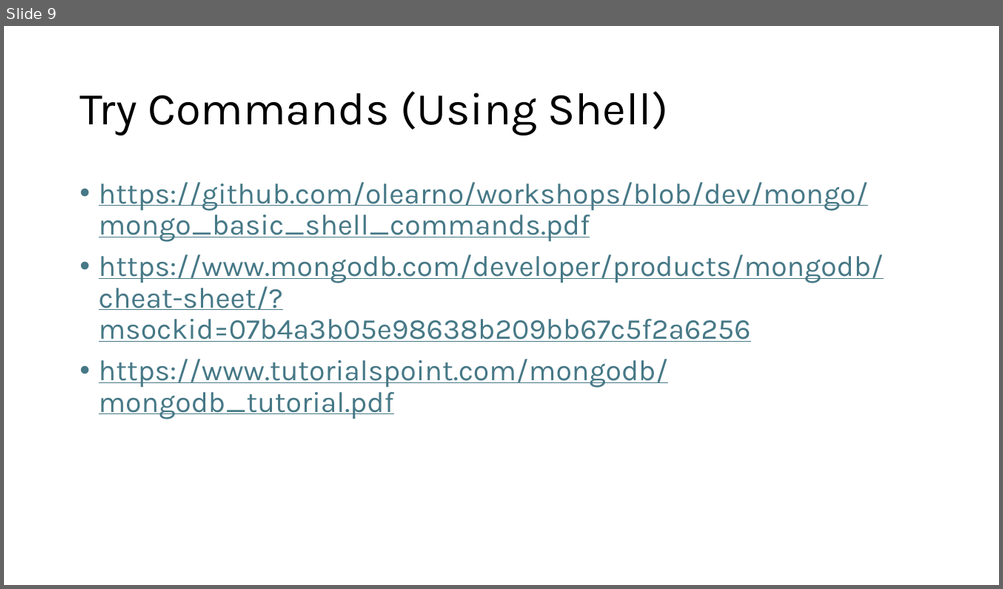
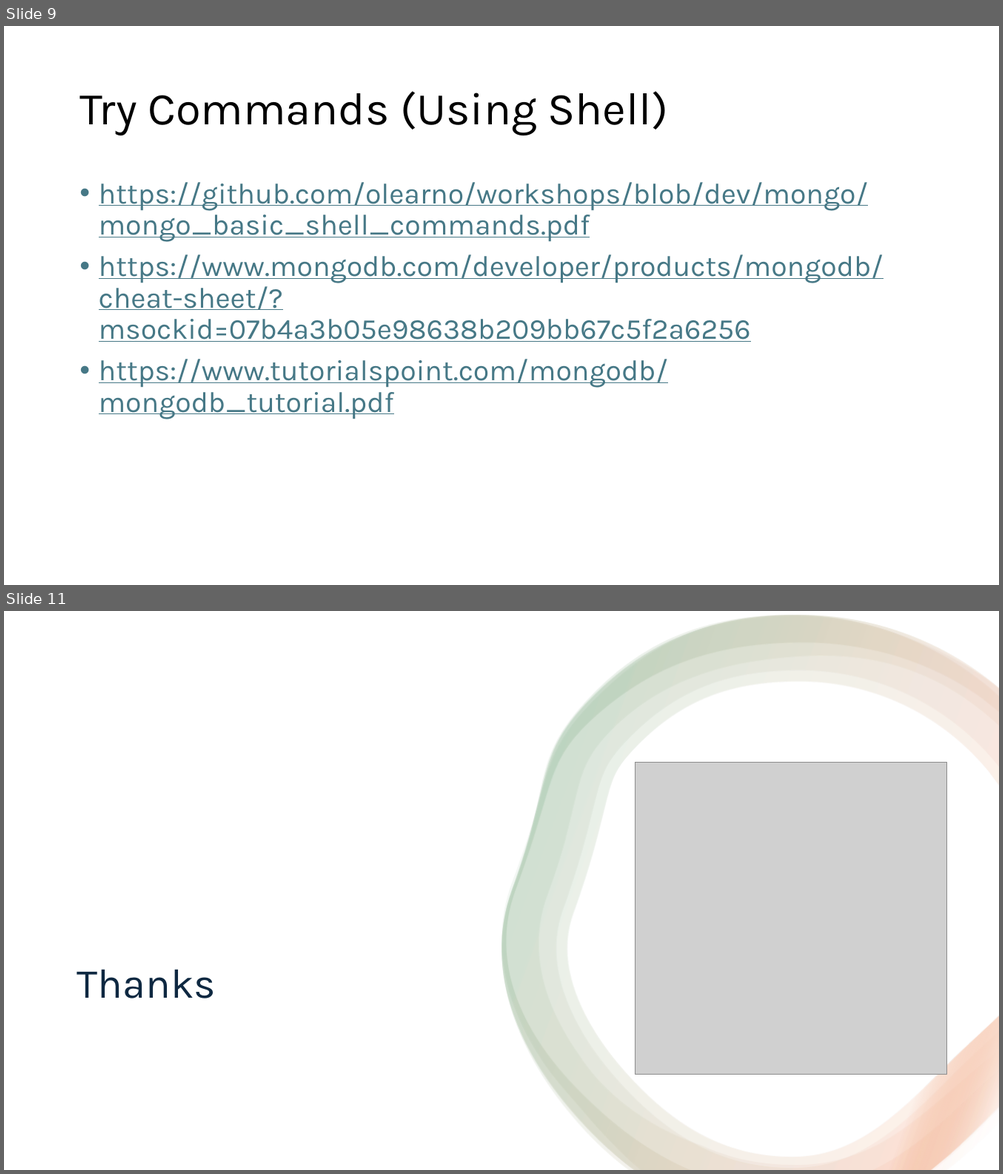
Before and after one commit to olearno/workshops, a slide deck: mongo/mongo_demo.pptx. Shown one above the other, each under a label of ours: slide 9 before the commit, slides 9 and 11 after it; the slides between them are not shown. The pictures are 1003x589 and 1003x1174 pixels, drawn with LibreOffice and Linux fonts; fonts in the diff are those of the drawing; grey boxes stand for pictures. Boxes give left, top, right and bottom in pixels: in the first picture for what was removed or moved away, otherwise in the second. Text is boxed around its words. In the diff, an @@ line names an element or a change of style, - is before the commit and + after.

```diff
--- a/mongo/mongo_demo.pptx
+++ b/mongo/mongo_demo.pptx
@@ slide 11 added at <box>4,611,999,1170</box>, background #FFFFFF @@
@@ rectangle added at <box>4,611,999,1170</box>, fill #FFFFFF @@
@@ group added at <box>502,615,999,1170</box>: 4 freeform shapes @@
@@ picture added at <box>634,763,946,1074</box> @@
@@ title added at <box>77,969,216,999</box>, 40 pt, text #0E2841 @@
+Thanks
```
Also in this commit, not shown: 4 slides changed, 1 other slide added.
